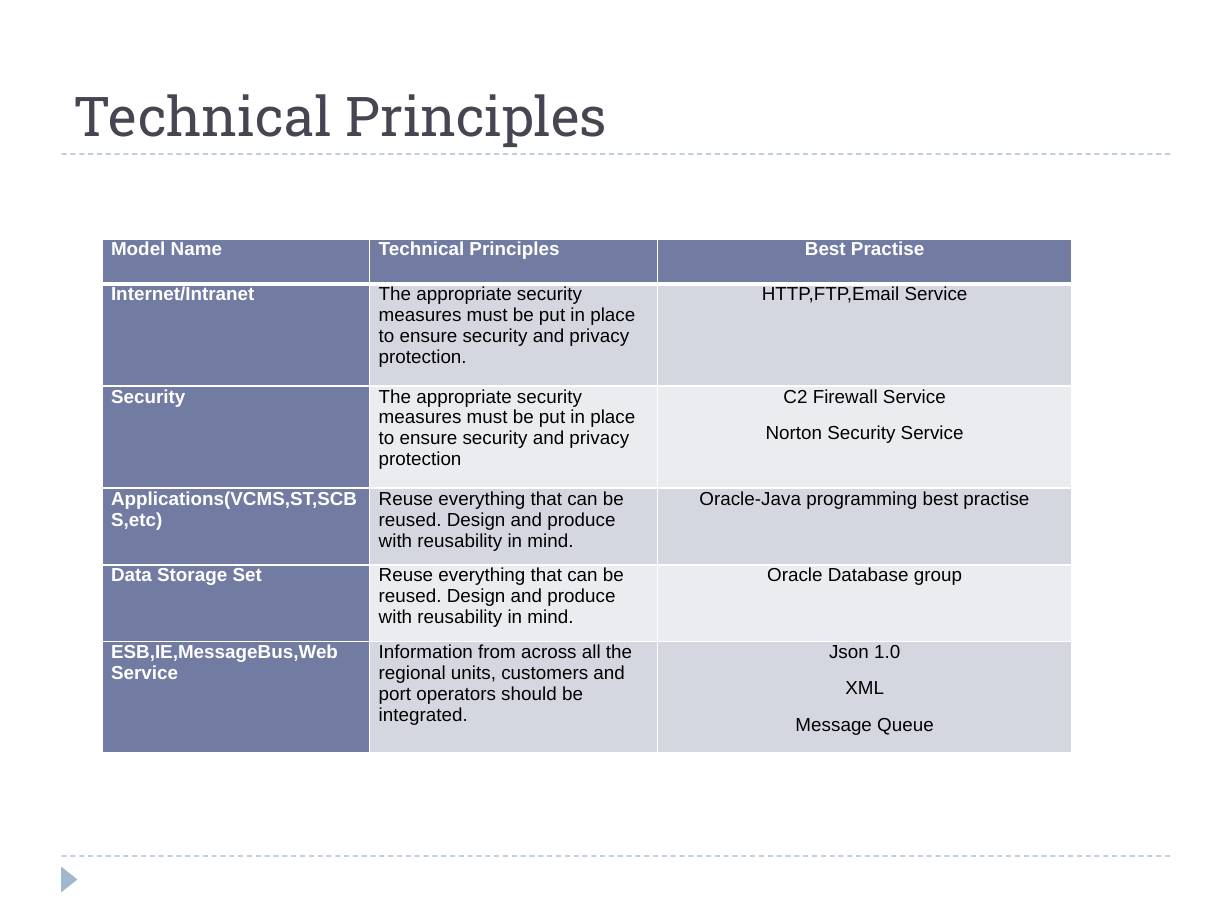
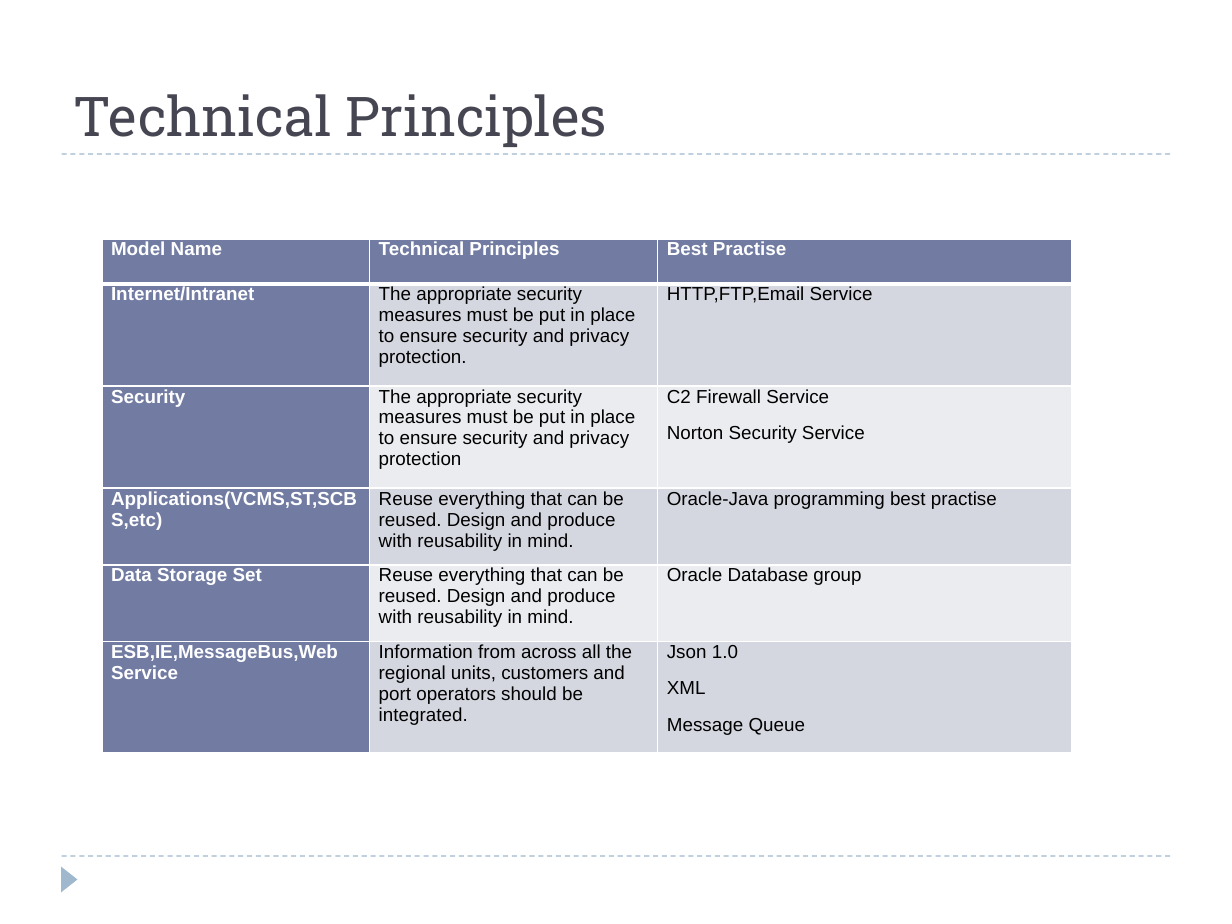
Before and after one commit to windieccf/t1-shipping, a slide deck: slide 34 of Enterprise Architech Presentation.pptx (slide 35 before the commit). Drawn at 1232x924 pixels with LibreOffice and Linux fonts; fonts in the diff are those of the drawing. Boxes give left, top, right and bottom in pixels: in the first picture for what was removed or moved away, otherwise in the second. Text is boxed around its words. In the diff, an @@ line names an element or a change of style, - is before the commit and + after.

```diff
--- a/Enterprise Architech Presentation.pptx
+++ b/Enterprise Architech Presentation.pptx
@@ table at (102, 239, 1072, 753) @@
@@ alignment justified to left @@
@@ alignment centre to left @@
```
Also in this commit, not shown: 14 other slides changed, 1 slide removed.
